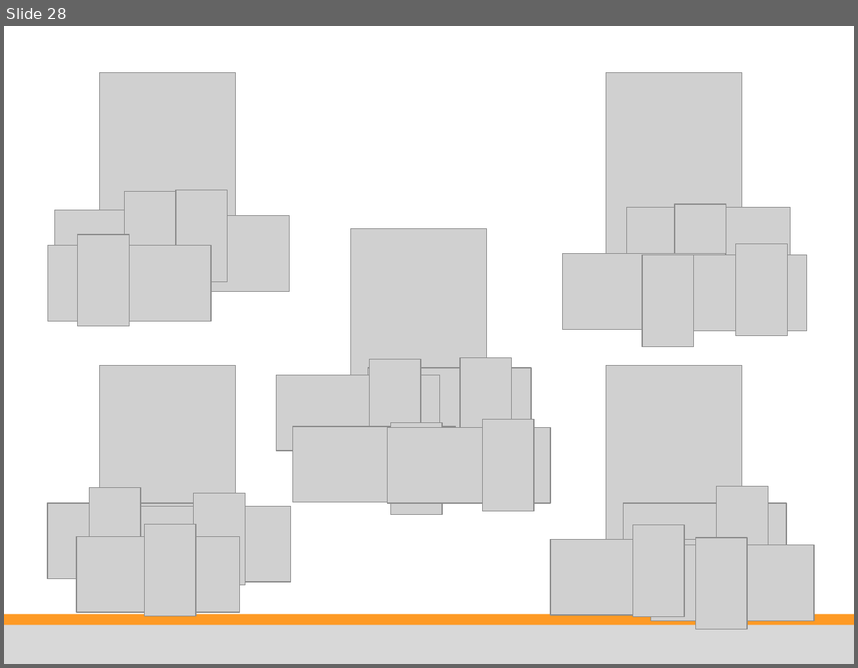
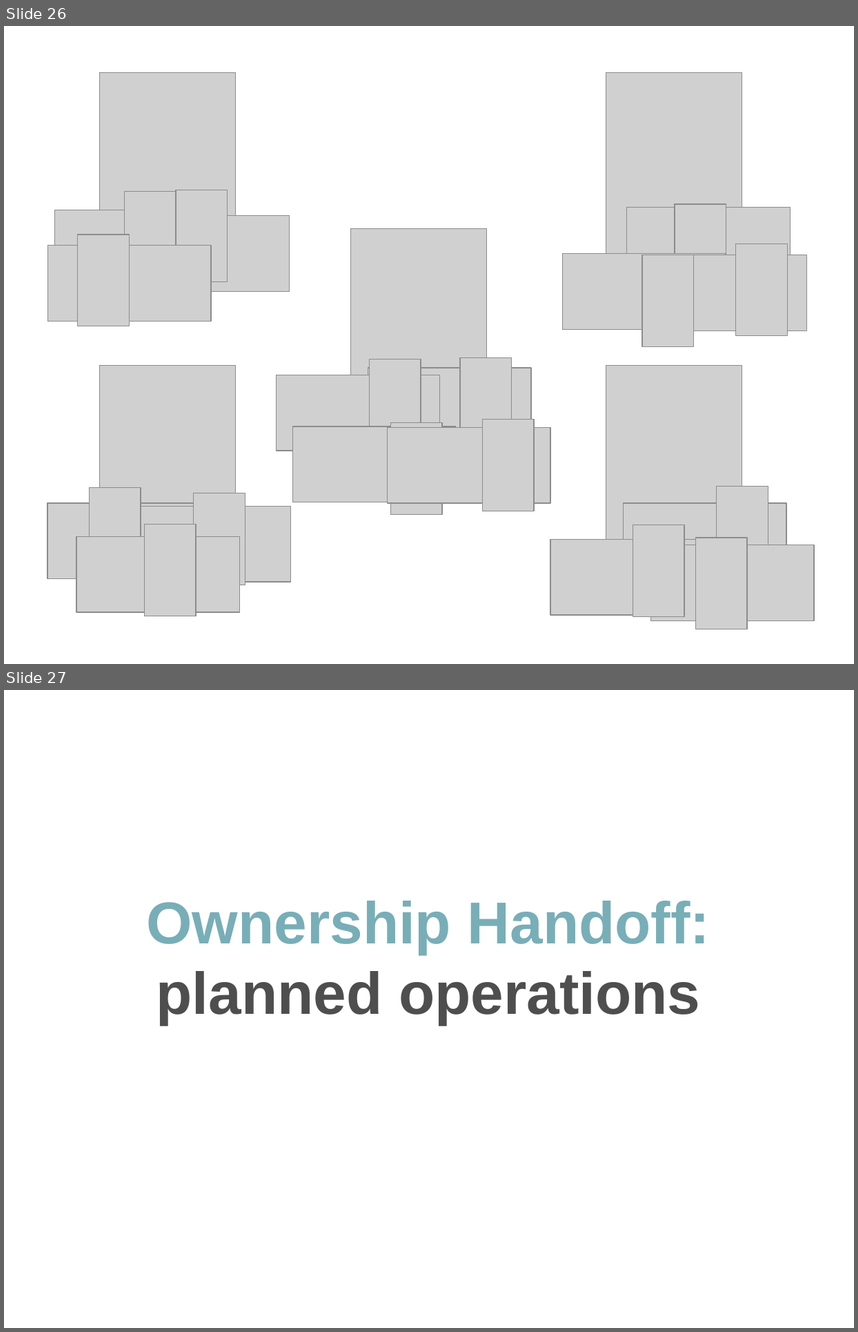
Before and after one commit to Cloudxtreme/training_material, a slide deck: unsorted/ps dev training/source ppt slides/Riak 201 - LearningToShare.pptx. Shown one above the other, each under a label of ours: slide 28 before the commit, slides 26 and 27 after it. The pictures are 858x668 and 858x1332 pixels, drawn with LibreOffice and Linux fonts; fonts in the diff are those of the drawing; grey boxes stand for pictures; background and template pictures are left out. Boxes give left, top, right and bottom in pixels: in the first picture for what was removed or moved away, otherwise in the second. Text is boxed around its words. In the diff, an @@ line names an element or a change of style, - is before the commit and + after.

```diff
--- a/unsorted/ps dev training/source ppt slides/Riak 201 - LearningToShare.pptx
+++ b/unsorted/ps dev training/source ppt slides/Riak 201 - LearningToShare.pptx
@@ slide 27 added at bbox=[4, 690, 854, 1328], background picture (left out) @@
@@ title added at bbox=[146, 900, 710, 1024], 50 pt, text #78AEB7, bold @@
+Ownership Handoff:
+planned operations
@@ what was slide 28 is now slide 26 @@
@@ slide 26 changed as well @@
@@ rectangle removed at bbox=[4, 613, 854, 628] @@
@@ rectangle removed at bbox=[4, 624, 854, 664] @@
```
Also in this commit, not shown: 27 other slides changed, 11 other slides added, 14 slides removed.
